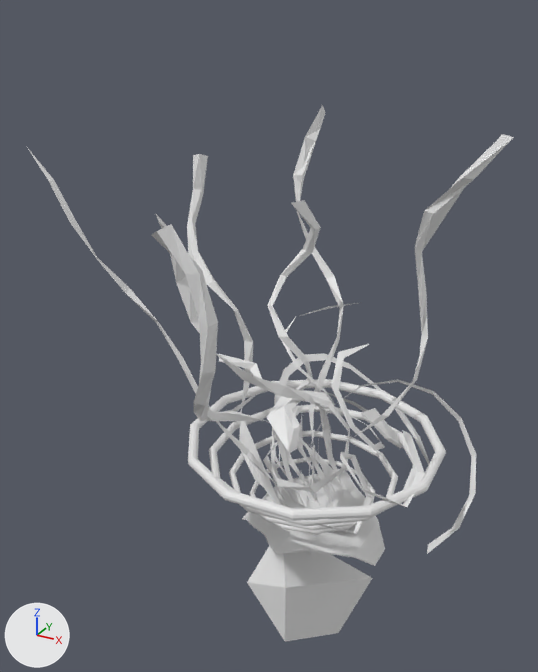
The OBJ model Assets/Models/Shoulder/epaule_0006.obj: old version first, new version second.
Before and after are seen from a camera (50 mm lens) standing at (0.63, -1.363, 1.122) and looking at (-0.147, 0.049, 0.416). The axes (+X, +Y, +Z) are drawn at lower left. The lights are the same throughout. Where no turn or scale is listed for an object, it has been applied to the vertices. Vertices at the same position are counted once.

Names of what the first picture shows: 'epaule_0006'.
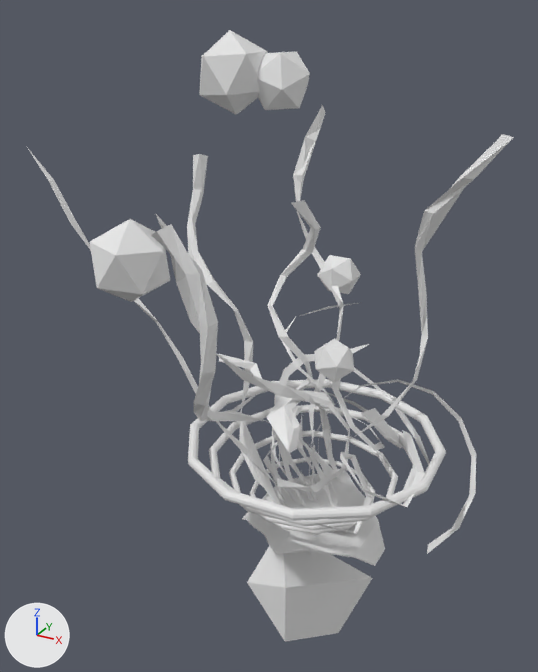
Changed parts and their boxes [x1, y1, x2, y2] in the pictures (538 x 672 px; the box of a moved part takes in the faces that stretch with it):
'epaule_0006', reshaped (14% taller)
    before: [26, 105, 514, 642]
    after: [26, 30, 514, 642]
part 1 of me_epaule_0006, added
    after: [317, 255, 361, 294]
part 2 of me_epaule_0006, added
    after: [314, 338, 354, 383]
part 3 of me_epaule_0006, added
    after: [199, 30, 268, 115]
part 4 of me_epaule_0006, added
    after: [90, 219, 170, 302]
part 5 of me_epaule_0006, added
    after: [257, 52, 310, 110]
part 6 of me_epaule_0006, moved or reshaped
    both: [274, 403, 334, 503]

The change, as a list of edits to the scene's bpy script:
```text
Change me_epaule_0006:
    where me_epaule_0006.from_pydata(...)  # 1185 vertices, 1543 faces; spans x -0.574..0.363, y -0.373..0.467, z -0.353..0.919
    used by ob_epaule_0006; location = (0.0, 0.0, 0.0)
    verts and faces of me_epaule_0006; kept vertices keep their numbers, new ones are numbered from 1185
    before: 831 (-0.071, 0.119, 0.106) at pixel (308, 443), 839 (0.0, 0.13, 0.039) at pixel (334, 470), 848 (-0.02, -0.043, 0.04) at pixel (296, 504), 880 (-0.077, 0.038, 0.032), 882 (0.008, 0.012, 0.127) at pixel (318, 465)
    before: 894 (0.041, 0.0, 0.038) at pixel (327, 502), 922 (-0.05, -0.056, 0.037) at pixel (283, 504), 952 (-0.082, -0.055, 0.111) at pixel (271, 474), 955 (-0.072, -0.043, 0.111) at pixel (278, 472), 956 (-0.117, -0.053, 0.101)
    before: 994 (-0.098, 0.207, 0.16), 996 (-0.03, 0.172, 0.21) at pixel (332, 402), 1004 (0.0, 0.097, 0.041) at pixel (329, 476), 1019 (0.012, 0.0, 0.12) at pixel (317, 470), 1027 (-0.123, 0.053, 0.137)
    before: 1061 (-0.059, -0.053, 0.035), 1064 (-0.021, 0.169, 0.206) at pixel (335, 404), 1069 (-0.109, 0.057, 0.142), 1076 (-0.124, 0.056, 0.175), 1093 (-0.139, 0.046, 0.092) at pixel (271, 454)
    before: 1172 (-0.111, 0.055, 0.168), 1175 (-0.085, -0.013, 0.117), 1181 (-0.123, 0.042, 0.096) at pixel (276, 455)
    me_epaule_0006 part 1: a new loose piece, an icosphere of 20 faces spanning x -0.152..-0.054, y 0.301..0.399, z 0.435..0.534
    me_epaule_0006 part 2: a new loose piece, an icosphere of 20 faces spanning x -0.005..0.092, y -0.043..0.042, z 0.376..0.457
    me_epaule_0006 part 3: a new loose piece, an icosphere of 20 faces spanning x -0.236..-0.092, y -0.129..0.003, z 0.931..1.085
    me_epaule_0006 part 4: a new loose piece, an icosphere of 20 faces spanning x -0.338..-0.181, y -0.366..-0.222, z 0.595..0.764
    me_epaule_0006 part 5: a new loose piece, an icosphere of 20 faces spanning x -0.142..-0.018, y -0.081..0.028, z 0.943..1.046
    me_epaule_0006 part 6
    add delete_faces([(922, 956, 1061), (831, 1027, 1069), (994, 996, 1064), (848, 952, 955), (1076, 1172, 1175), (882, 1019, 894)])
    add delete_faces([(831, 839, 1004), (880, 1181, 1093)])
    add faces += [(831, 1069, 1027), (1076, 1175, 1172), (922, 1061, 956), (880, 1093, 1181), (848, 955, 952), (994, 1064, 996)]
    add faces += [(882, 894, 1019), (831, 1004, 839)]
```
